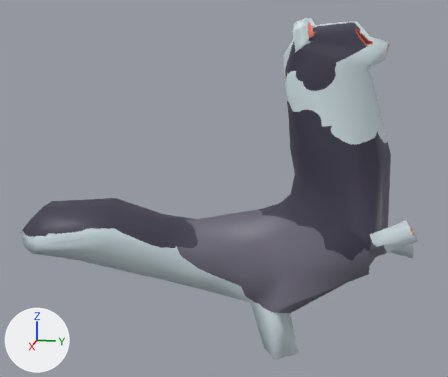
The Blender file Assets/Characters/ferret.blend as it was, and as the next commit left it.
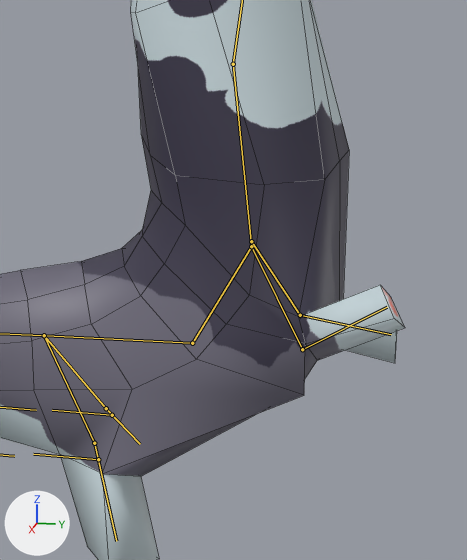
Each version appears first whole from a camera (50 mm lens) standing at (20.03, -2.01, 9.69) and looking at (0.27, -5.97, 4.75), and next in a close-up on the part from 49% to 100% of the width and 22% to 94% of the height. The axes (+X, +Y, +Z) are drawn at lower left. The lights are the same throughout. Both versions are drawn at frame 12 of the action 'Celebrate'; the numbers are the values there. The bones that bend it are drawn over the model as lines in the close-ups. The close-ups show mesh edges as thin lines.

In view in the first close-up: 'Character'.
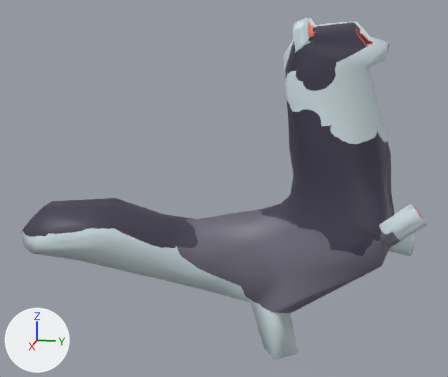
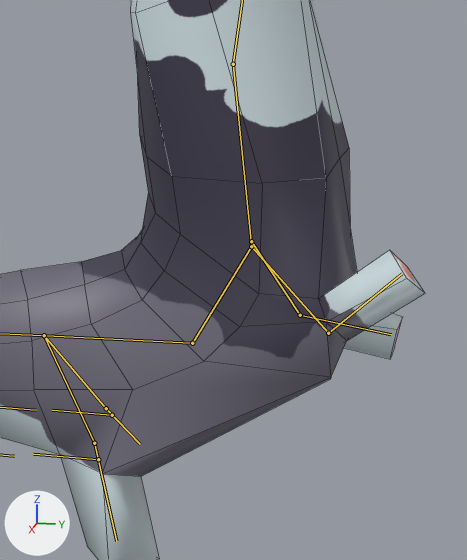
Changed parts and their boxes [x1, y1, x2, y2] in the close-ups (467 x 560 px):
```json
{"object": "Character", "change": "posed", "before": [0, 0, 405, 560], "after": [0, 0, 425, 560]}
{"bone": "Shoulder.R", "before": "(251, 246) to (302, 349)", "after": "(251, 246) to (328, 333)"}
```

The change, as JSON lines over the scene's bpy script:
```json
{"block": "bone_shoulder_r", "where": "bone_shoulder_r = bpy.data.objects['Armature'].pose.bones['Shoulder.R']  # child of 'Spine5'"}
{"op": "set", "path": "bone_shoulder_r.rotation_quaternion", "old": "(1.0, 0.0, 0.0, 0.0)", "new": "(0.991, -0.007, 0.032, -0.13)", "note": "degrees (0, 0, 0) -> degrees (-1, 3, -15)"}
{"block": "bone_front_iktarget_r", "where": "bone_front_iktarget_r = bpy.data.objects['Armature'].pose.bones['Front_IKTarget.R']"}
{"op": "set", "path": "bone_front_iktarget_r.location", "old": "(-5.29, -3.8, -1.13)", "new": "(-6.68, -3.58, -0.9)"}
{"block": "bone_front_ikpole_l", "where": "bone_front_ikpole_l = bpy.data.objects['Armature'].pose.bones['Front_IKPole.L']"}
{"op": "set", "path": "bone_front_ikpole_l.location", "old": "(0.0, 0.0, 0.0)", "new": "(0.55, 0.2, 0.23)"}
```
